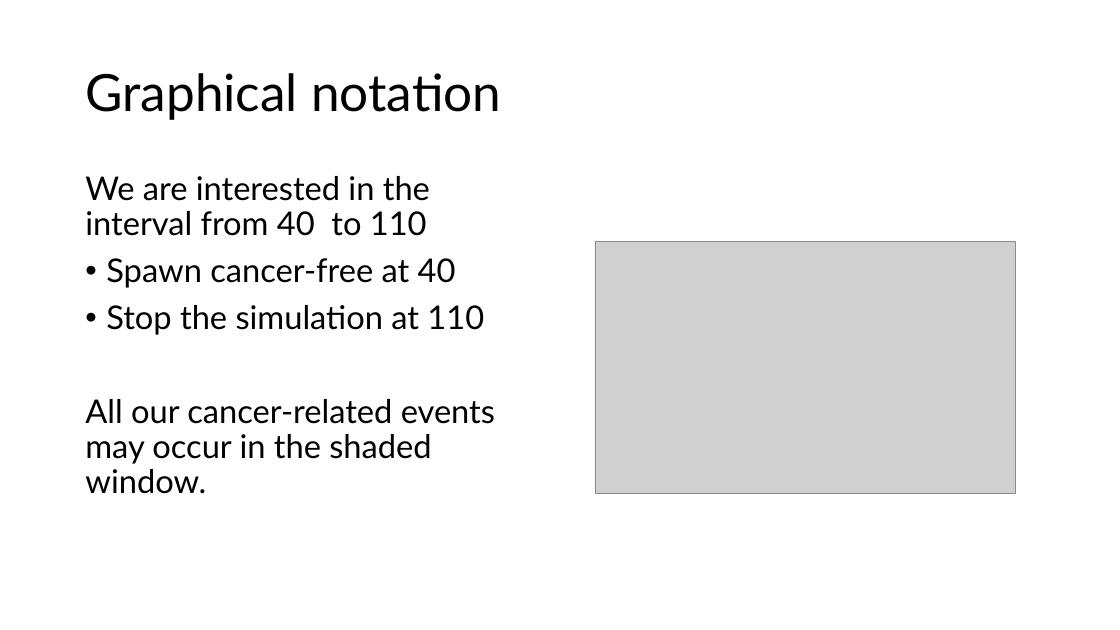
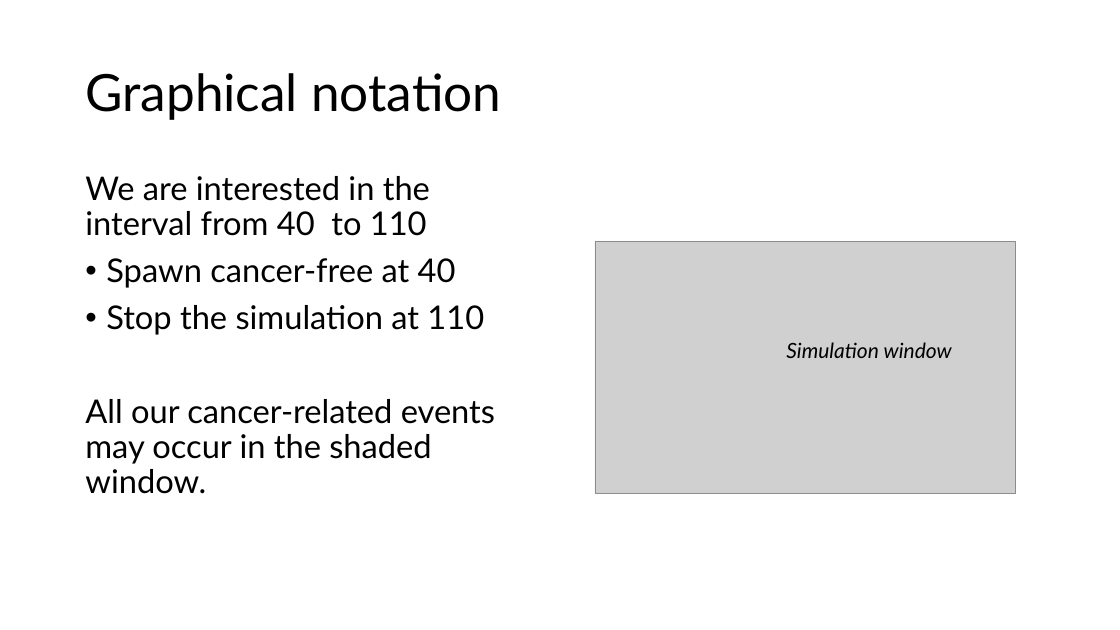
Before and after one commit to ttrikalin/des-R-course, a slide deck: slide 6 of master_files/materials/01_DES.pptx (slide 5 before the commit). Drawn at 1120x630 pixels with LibreOffice and Linux fonts; fonts in the diff are those of the drawing; grey boxes stand for pictures. Boxes give left, top, right and bottom in pixels: in the first picture for what was removed or moved away, otherwise in the second. Text is boxed around its words. In the diff, an @@ line names an element or a change of style, - is before the commit and + after.

```diff
--- a/master_files/materials/01_DES.pptx
+++ b/master_files/materials/01_DES.pptx
@@ text added at box(786, 342, 952, 358), 18 pt, text #000000, italic @@
+Simulation window
```
Also in this commit, not shown: 6 other slides changed, 2 slides added, 6 other files.
